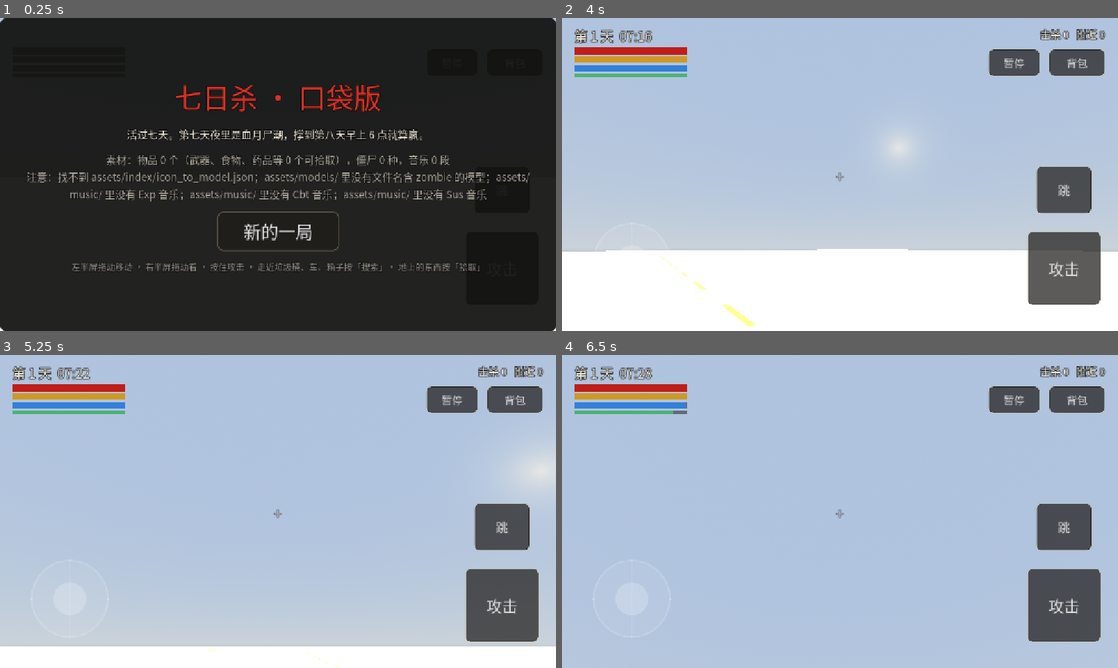
Above: before the commit, frames 1-4 (two rows, left to right).
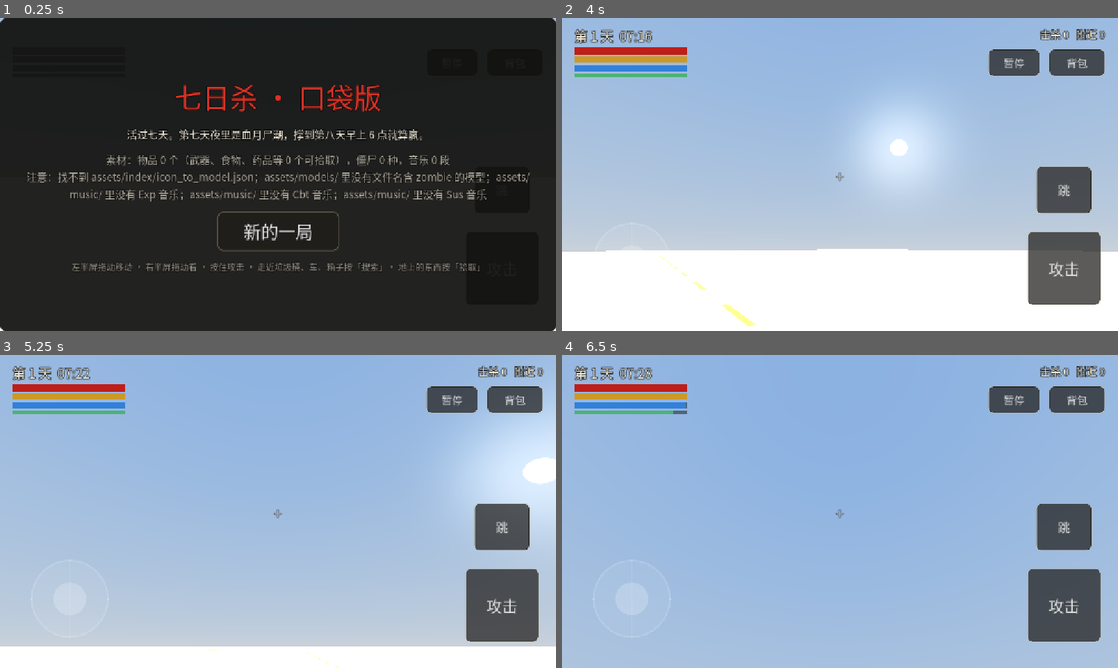
Above: after the commit, the same moments.

Repository: langhua98/7day
Game: Godot game, scene res://scenes/main.tscn
Same seed, same stepped clock (60 frames per second), same inputs: the game is played once before the commit and once after it.
Inputs (mouse positions are in pixels of both pictures, inside the frame that each line leads up to):
- Up to frame 1 (0.25 s): no input
- Up to frame 2 (4 s): click "新的一局" at 0.5 s; tap Enter at 1.25 s; move the mouse to (812, 237) at 1.27 s; hold W 1.28-2 s; hold Shift 1.28-2 s; click (812, 237) at 1.42 s; tap Space at 1.52 s; drag from (1006, 221) to (812, 237) at 2.02 s; move the mouse to (673, 127) at 2.77 s; hold A 2.78-3.5 s; hold R 2.78-3.5 s; drag from (867, 174) to (673, 127) at 3.52 s
- Up to frame 3 (5.25 s): move the mouse to (194, 433) at 4.27 s; hold S 4.28-5 s; hold Shift 4.28-5 s; tap Space at 4.52 s; drag from (400, 495) to (194, 433) at 5.02 s
- Up to frame 4 (6.5 s): move the mouse to (728, 527) at 5.77 s; hold W from 5.78 s (still down); hold R from 5.78 s (still down); click (728, 527) at 5.92 s

The runs differ from the first frame. In frame 2, 8.2% of the frame differs, in the area x 15-85%, y 0-50%; in frame 3, 21%; in frame 4, 45%, in the area x 0-100%, y 0-69%.

Commit message:
真实天空（七日杀云层和银河拼成全景）、游戏自带字体
Co-Authored-By: Claude Opus 5.5 (1M context) <noreply@anthropic.com>
Claude-Session: https://claude.ai/code/session_01XjHT1EH7c5TS4dA6WrRz71

Diff:
--- a/scripts/hud.gd
+++ b/scripts/hud.gd
@@ -170,7 +170,8 @@
 	_ammo.position = Vector2(-230, -280)
 	_ammo.size = Vector2(210, 44)
 	_ammo.horizontal_alignment = HORIZONTAL_ALIGNMENT_CENTER
-	_ammo.add_theme_font_size_override("font_size", 30)
+	_ammo.add_theme_font_size_override("font_size", 40)
+	_ammo.add_theme_font_override("font", Hud.number_font())
 	_ammo.visible = false
 	_root.add_child(_ammo)
 
@@ -260,10 +261,7 @@
 
 func _make_theme() -> Theme:
 	var t := Theme.new()
-	var f := SystemFont.new()
-	# iPhone 上是苹方；电脑上调试时依次回退
-	f.font_names = PackedStringArray(["PingFang SC", "Hiragino Sans GB", "Heiti SC", "Noto Sans CJK SC", "Microsoft YaHei", "sans-serif"])
-	t.default_font = f
+	t.default_font = Hud.game_font()
 	t.default_font_size = 24
 	var panel := StyleBoxFlat.new()
 	panel.bg_color = Color(0.06, 0.06, 0.05, 0.92)
@@ -282,6 +280,36 @@
 	t.set_constant("outline_size", "Label", 6)
 	t.set_color("font_outline_color", "Label", Color(0, 0, 0, 0.8))
 	return t
+
+
+## 游戏自带字体：中文用 Noto Sans CJK，数字用七日杀界面的 Agency；没有就用系统字体
+static var _font: Font
+static var _num_font: Font
+
+
+static func game_font() -> Font:
+	if _font == null:
+		var sys := SystemFont.new()
+		# iPhone 上是苹方；电脑上调试时依次回退
+		sys.font_names = PackedStringArray(["PingFang SC", "Hiragino Sans GB", "Heiti SC", "Noto Sans CJK SC", "Microsoft YaHei", "sans-serif"])
+		_font = sys
+		var path := "res://assets/fonts/NotoSansCJKjp-Medium.otf"
+		if ResourceLoader.exists(path):
+			var f: FontFile = load(path)
+			f.fallbacks = [sys]
+			_font = f
+	return _font
+
+
+static func number_font() -> Font:
+	if _num_font == null:
+		_num_font = game_font()
+		var path := "res://assets/fonts/AGENCYB.ttf"
+		if ResourceLoader.exists(path):
+			var f: FontFile = load(path)
+			f.fallbacks = [game_font()]
+			_num_font = f
+	return _num_font
 
 
 func _build_start_panel() -> void:
--- a/scripts/main.gd
+++ b/scripts/main.gd
@@ -11,7 +11,8 @@
 var music: MusicDirector
 var sun := DirectionalLight3D.new()
 var env := Environment.new()
-var sky_mat := ProceduralSkyMaterial.new()
+var sky_mat := ShaderMaterial.new()
+var _cloud_day := -1
 var zombie_root := Node3D.new()
 var loot_root := Node3D.new()
 var rng := RandomNumberGenerator.new()
@@ -183,7 +184,12 @@
 func _build_world() -> void:
 	var we := WorldEnvironment.new()
 	var sky := Sky.new()
+	sky_mat.shader = load("res://scripts/sky.gdshader")
 	sky.sky_material = sky_mat
+	var stars := _load_cube("MilkyWay_V_Cross_1024")
+	if stars:
+		sky_mat.set_shader_parameter("stars", stars)
+		sky_mat.set_shader_parameter("has_stars", true)
 	env.background_mode = Environment.BG_SKY
 	env.sky = sky
 	env.ambient_light_source = Environment.AMBIENT_SOURCE_COLOR
@@ -191,7 +197,7 @@
 	env.tonemap_exposure = 1.0
 	env.fog_enabled = true
 	env.fog_density = 0.018
-	env.fog_sky_affect = 0.6
+	env.fog_sky_affect = 0.25
 	we.environment = env
 	add_child(we)
 
@@ -694,11 +700,8 @@
 		_spawn_loot(world.free_point(player.position, 15.0, 45.0))
 
 
-func _cjk_font() -> SystemFont:
-	if _label_font == null:
-		_label_font = SystemFont.new()
-		_label_font.font_names = PackedStringArray(["PingFang SC", "Hiragino Sans GB", "Heiti SC", "Noto Sans CJK SC", "Microsoft YaHei", "sans-serif"])
-	return _label_font
+func _cjk_font() -> Font:
+	return Hud.game_font()
 
 
 ## 离玩家最近、能拾取的地上物品（优先看准星对着的）
@@ -929,13 +932,27 @@
 	var horde := (day == C.HORDE_DAY and hour >= C.NIGHT_START) or (day == C.HORDE_DAY + 1 and hour < C.NIGHT_END)
 	if horde:
 		night_sky = Color(0.35, 0.05, 0.04)
-	sky_mat.sky_top_color = night_sky.lerp(day_sky, light)
+	sky_mat.set_shader_parameter("top_color", night_sky.lerp(day_sky, light))
 	var horizon := Color(0.16, 0.19, 0.28).lerp(Color(0.66, 0.70, 0.74), light).lerp(Color(0.95, 0.6, 0.4), dusk * 0.6)
 	if horde:
 		horizon = horizon.lerp(Color(0.5, 0.08, 0.05), 1.0 - light)
-	sky_mat.sky_horizon_color = horizon
-	sky_mat.ground_horizon_color = horizon
-	sky_mat.ground_bottom_color = Color(0.12, 0.12, 0.13).lerp(Color(0.25, 0.22, 0.18), light)
+	sky_mat.set_shader_parameter("horizon_color", horizon)
+	sky_mat.set_shader_parameter("ground_color", Color(0.12, 0.12, 0.13).lerp(Color(0.25, 0.22, 0.18), light))
+	sky_mat.set_shader_parameter("night", 1.0 - light)
+	sky_mat.set_shader_parameter("cloud_turn", game_hours * 0.01)
+	var lit := Color(0.22, 0.24, 0.3).lerp(Color(1.0, 0.98, 0.94), light).lerp(Color(1.0, 0.7, 0.5), dusk * light)
+	if horde:
+		lit = lit.lerp(Color(0.6, 0.15, 0.1), 1.0 - light)
+	sky_mat.set_shader_parameter("cloud_lit", lit)
+	sky_mat.set_shader_parameter("cloud_dark", lit * Color(0.45, 0.47, 0.55))
+	# 每天换一种云：薄云、积云、阴天
+	if day != _cloud_day:
+		_cloud_day = day
+		var kinds := ["WhispyClouds", "FluffyClouds", "ThickOvercastClouds"]
+		var cube := _load_cube(kinds[(day + world_seed) % kinds.size()])
+		sky_mat.set_shader_parameter("has_clouds", cube != null)
+		if cube:
+			sky_mat.set_shader_parameter("clouds", cube)
 	env.fog_light_color = horizon
 	# 环境光不跟天空走，夜里也保证能看清地面和僵尸
 	env.ambient_light_color = C.NIGHT_AMBIENT.lerp(Color(0.78, 0.75, 0.7), light)
@@ -943,6 +960,12 @@
 		env.ambient_light_color = env.ambient_light_color.lerp(Color(0.6, 0.25, 0.22), 1.0 - light)
 	env.ambient_light_energy = lerp(C.NIGHT_AMBIENT_ENERGY, 0.45, light)
 	env.fog_density = lerp(0.014, 0.0045, light)
+
+
+## 天空全景图（由 fetch_assets 把七日杀的六面立方体贴图拼成）
+func _load_cube(name: String) -> Texture2D:
+	var path := "res://assets/sky/%s/pano.png" % name
+	return load(path) if ResourceLoader.exists(path) else null
 
 
 func _update_music(delta: float, night: bool, horde: bool) -> void:
--- /dev/null
+++ b/scripts/sky.gdshader
@@ -0,0 +1,48 @@
+shader_type sky;
+// 天空：颜色渐变 + 太阳/月亮 + 七日杀的云层（全景图，G 是云的厚度，R 是受光）+ 夜里的银河
+
+uniform vec3 top_color : source_color = vec3(0.3, 0.5, 0.8);
+uniform vec3 horizon_color : source_color = vec3(0.66, 0.7, 0.74);
+uniform vec3 ground_color : source_color = vec3(0.2, 0.19, 0.17);
+uniform sampler2D clouds : filter_linear_mipmap, repeat_enable;
+uniform sampler2D stars : source_color, filter_linear_mipmap, repeat_enable;
+uniform bool has_clouds = false;
+uniform bool has_stars = false;
+uniform float cloud_amount = 1.0;
+uniform vec3 cloud_lit : source_color = vec3(1.0, 0.98, 0.94);
+uniform vec3 cloud_dark : source_color = vec3(0.45, 0.48, 0.55);
+uniform float night = 0.0;
+uniform float cloud_turn = 0.0;
+
+// 方向 → 全景图坐标。七日杀是左手坐标，z 要反过来
+vec2 pano_uv(vec3 d, float turn) {
+	float lon = atan(d.x, -d.z) + turn;
+	float lat = asin(clamp(d.y, -1.0, 1.0));
+	return vec2(lon / (2.0 * PI) + 0.5, 0.5 - lat / PI);
+}
+
+void sky() {
+	vec3 d = EYEDIR;
+	float h = d.y;
+	vec3 col = mix(horizon_color, top_color, pow(clamp(h, 0.0, 1.0), 0.55));
+	if (h < 0.0) {
+		col = mix(horizon_color, ground_color, clamp(-h * 6.0, 0.0, 1.0));
+	}
+	if (has_stars && h > -0.05) {
+		col += texture(stars, pano_uv(d, TIME * 0.002)).rgb * night * 2.5;
+	}
+	// 太阳 / 月亮的光晕和圆盘
+	if (LIGHT0_ENABLED) {
+		float sd = dot(d, LIGHT0_DIRECTION);
+		vec3 lc = LIGHT0_COLOR * LIGHT0_ENERGY;
+		col += lc * pow(max(sd, 0.0), 60.0) * 0.35 * (1.0 - night * 0.7);
+		col += lc * smoothstep(0.9993, 0.9996, sd) * (night > 0.5 ? 0.6 : 3.0);
+	}
+	if (has_clouds && h > -0.02) {
+		vec4 c = texture(clouds, pano_uv(d, cloud_turn));
+		float a = clamp(c.g * 1.3, 0.0, 1.0) * cloud_amount * smoothstep(-0.02, 0.08, h);
+		vec3 cc = mix(cloud_dark, cloud_lit, clamp(0.55 + c.r * 0.6, 0.0, 1.0));
+		col = mix(col, cc, a);
+	}
+	COLOR = col;
+}
Not shown, added: scripts/sky.gdshader.uid
Not shown, changed: tools/fetch_assets.py
